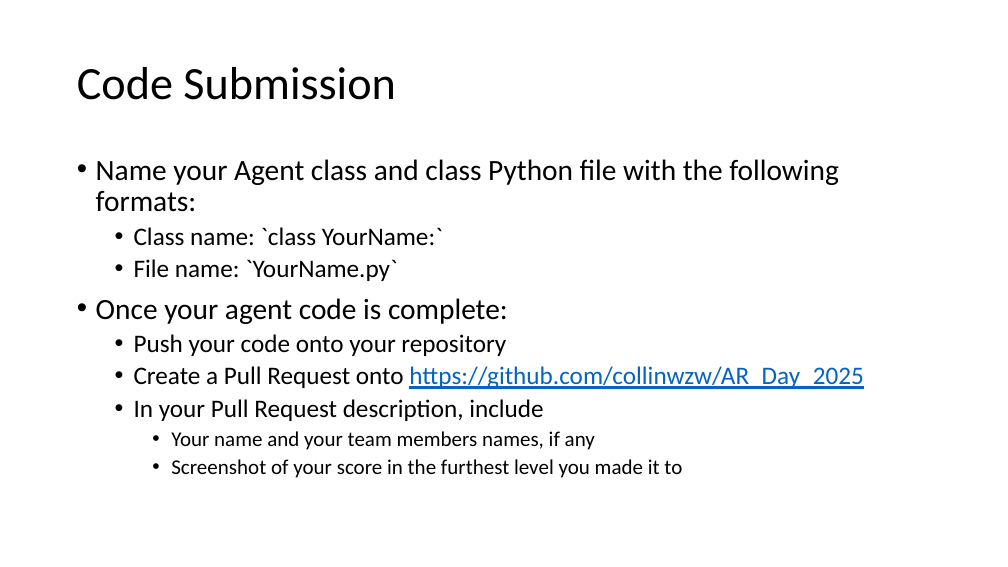
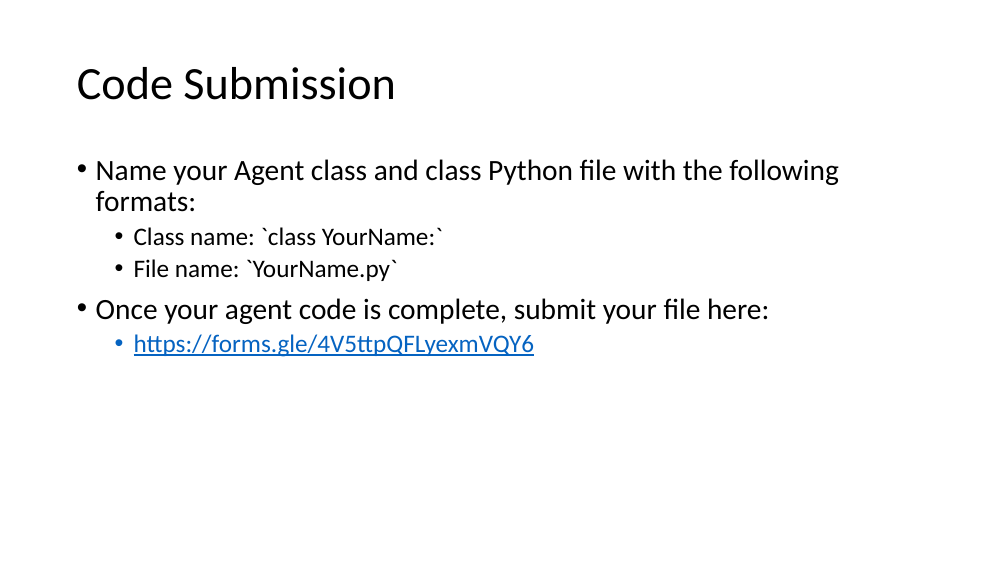
Before and after one commit to RidaHurrani/Amazon2025, a slide deck: slide 13 of slideshow/WLU_AR_Day_Activity_Instructions.pptx. Drawn at 1008x567 pixels with LibreOffice and Linux fonts; fonts in the diff are those of the drawing. Boxes give left, top, right and bottom in pixels: in the first picture for what was removed or moved away, otherwise in the second. Text is boxed around its words. In the diff, an @@ line names an element or a change of style, - is before the commit and + after.

Commit message:
Add google form for submission in slides and README

```diff
--- a/slideshow/WLU_AR_Day_Activity_Instructions.pptx
+++ b/slideshow/WLU_AR_Day_Activity_Instructions.pptx
@@ text at bbox=[96, 298, 769, 357]: text changed; size 24 to 28 pt @@
-• Once your agent code is complete:
-  • Push your code onto your repository
-  • Create a Pull Request onto https://github.com/collinwzw/AR_Day_2025
-  • In your Pull Request description, include
-    • Your name and your team members names, if any
-    • Screenshot of your score in the furthest level you made it to
+• Once your agent code is complete, submit your file here:
+  • https://forms.gle/4V5ttpQFLyexmVQY6
```
Also in this commit, not shown: 4 other slides changed, 1 other file.
